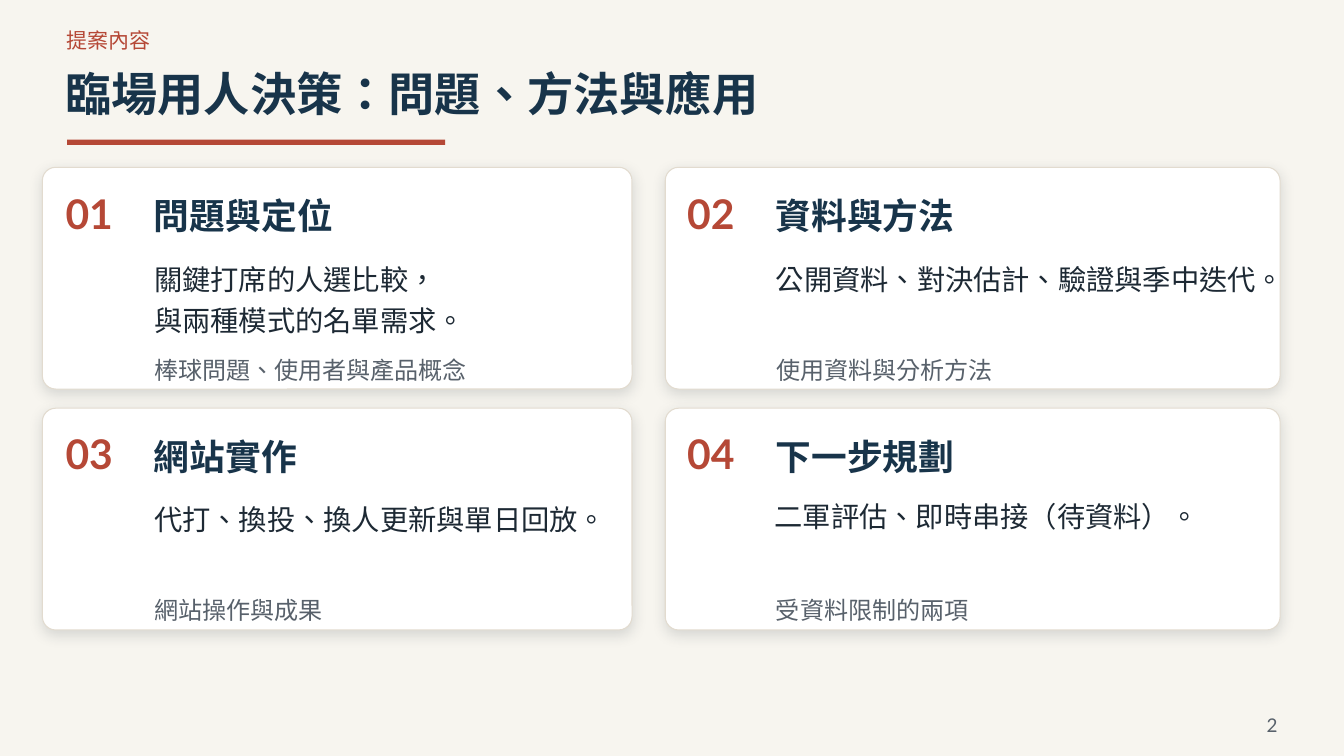
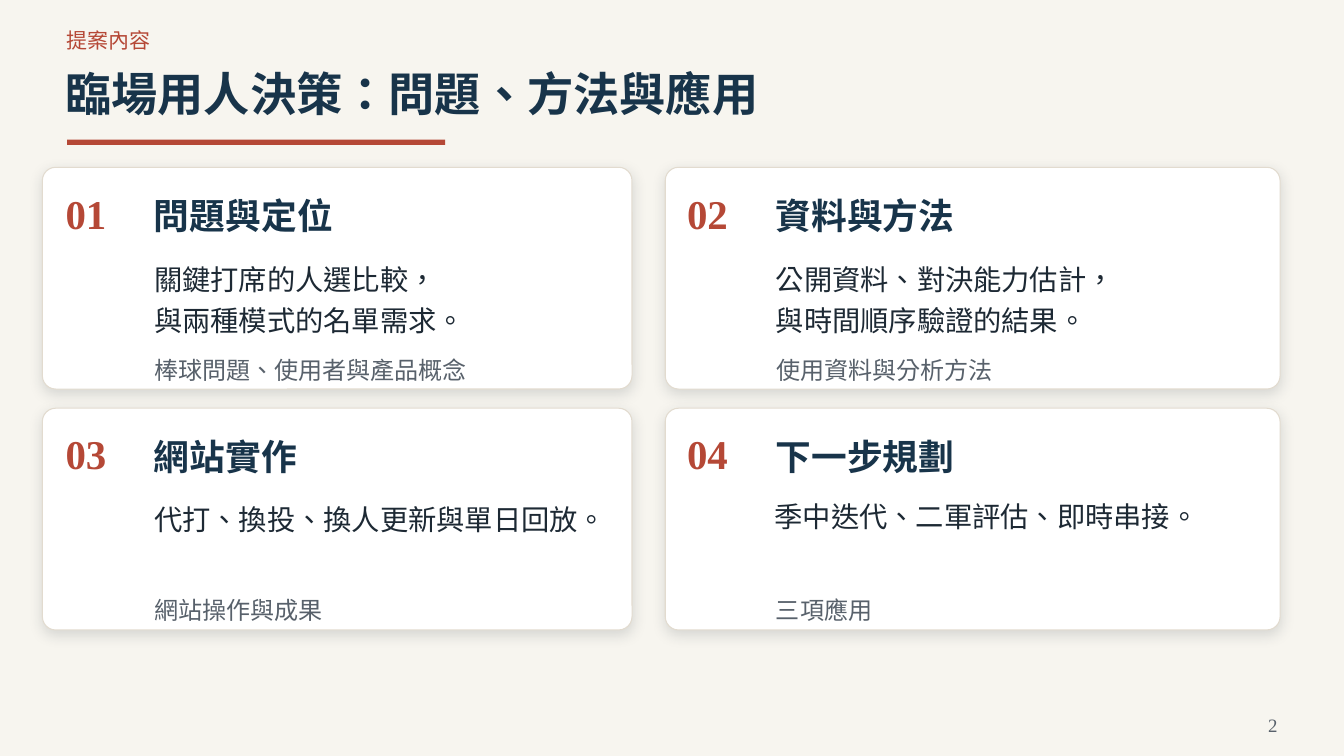
Before and after one commit to Da-Xiong-Chen/baseball_project, a slide deck: slide 2 of presentations/competition-2026/sync-20261115/一球兩面_臨場用人決策_2026球季版_38頁.pptx. Drawn at 1344x756 pixels with LibreOffice and Linux fonts; fonts in the diff are those of the drawing. Boxes give left, top, right and bottom in pixels: in the first picture for what was removed or moved away, otherwise in the second. Text is boxed around its words. In the diff, an @@ line names an element or a change of style, - is before the commit and + after.

Commit message:
簡報：季中迭代移到下一步規劃，字型改回中文標楷體、英文 Times New Roman

```diff
--- a/presentations/competition-2026/sync-20261115/一球兩面_臨場用人決策_2026球季版_38頁.pptx
+++ b/presentations/competition-2026/sync-20261115/一球兩面_臨場用人決策_2026球季版_38頁.pptx
@@ text at (776, 266, 1115, 334): text changed; font Lato to Times New Roman @@
-公開資料、對決估計、驗證與季中迭代。
+公開資料、對決能力估計，
+與時間順序驗證的結果。
@@ font Lato to Times New Roman in 5 elements at (1268, 719, 1277, 732), (66, 202, 107, 230), (687, 202, 728, 230), (66, 442, 107, 470), (687, 442, 728, 470) @@
@@ text at (775, 503, 1199, 530): text changed; font Lato to Times New Roman @@
-二軍評估、即時串接（待資料）。
+季中迭代、二軍評估、即時串接。
@@ text at (776, 598, 872, 621): text changed; font Lato to Times New Roman @@
-受資料限制的兩項
+三項應用
```
Also in this commit, not shown: 37 other slides changed, 3 other files.
